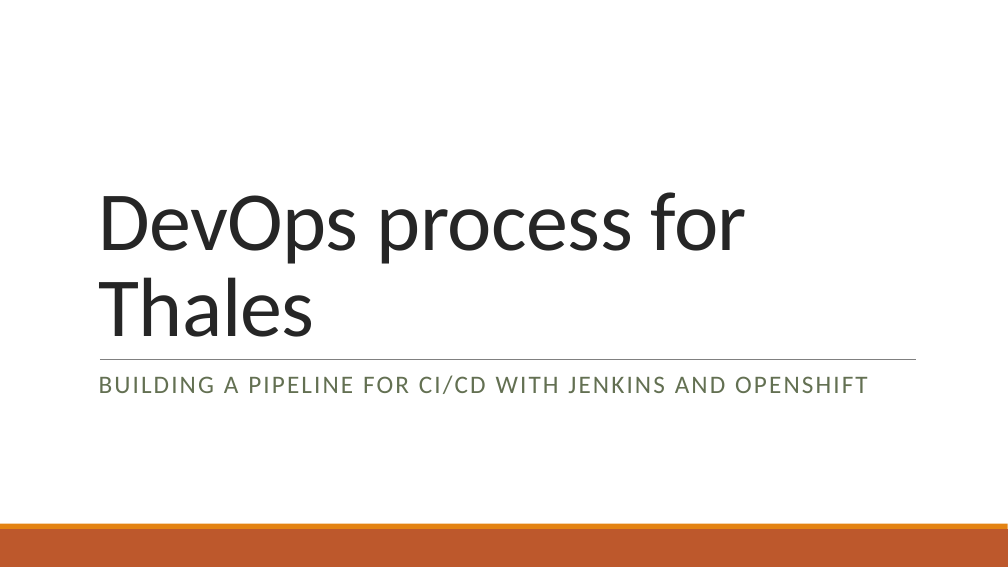
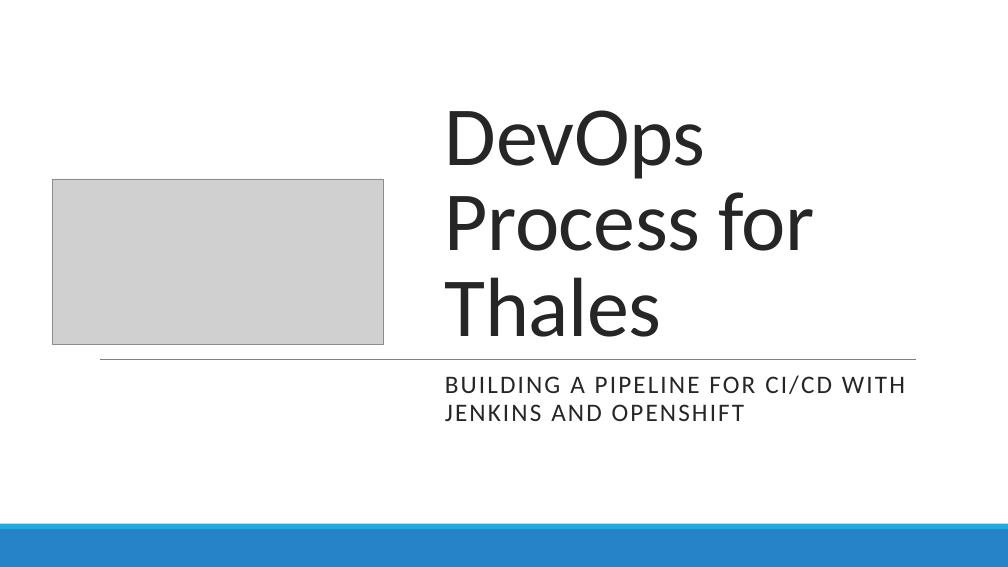
Before and after one commit to Estafet-LTD/DevOpsDemo, a slide deck: slide 1 of SIAB-DevOps.pptx. Drawn at 1008x567 pixels with LibreOffice and Linux fonts; fonts in the diff are those of the drawing; grey boxes stand for pictures. Boxes give left, top, right and bottom in pixels: in the first picture for what was removed or moved away, otherwise in the second. Text is boxed around its words. In the diff, an @@ line names an element or a change of style, - is before the commit and + after.

```diff
--- a/SIAB-DevOps.pptx
+++ b/SIAB-DevOps.pptx
@@ title at (445,110,814,337): text changed @@
-DevOps process for Thales
+DevOps Process for Thales
@@ picture added at (52,179,383,345) @@
@@ subtitle "BUILDING A PIPELINE FOR CI/CD ...": place and size @@
-subtitle "BUILDING A PIPELINE FOR CI/CD ..." at (99,375,867,394)
+subtitle "BUILDING A PIPELINE FOR CI/CD ..." at (445,375,905,421)
@@ subtitle "BUILDING A PIPELINE FOR CI/CD ..." at (445,375,905,421): text colour #637052 to #262626 @@
@@ rectangle at (0,529,1008,567): fill #BD582C to #2683C6 @@
@@ rectangle at (0,524,1008,529): fill #E48312 to #1CADE4 @@
```
Also in this commit, not shown: 16 other slides changed, 1 slide added.
